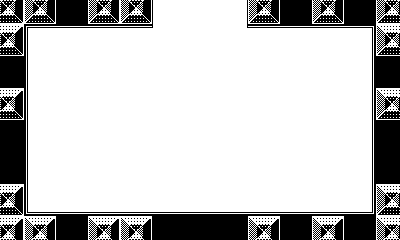
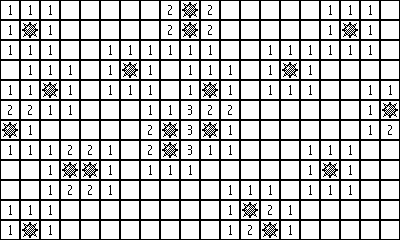
Layered file, before and after one edit (400x240). Changes by layer:
removed layer "Wall1" over (x1=0, y1=0, x2=400, y2=240)
removed layer "Calque 1" over (x1=0, y1=0, x2=400, y2=240)
added group "3" (1st of 4) with 3 layers above "2" over (x1=180, y1=100, x2=200, y2=160)
added layer "3" (2nd of 4, in "3") in group "3" over (x1=180, y1=140, x2=200, y2=160)
added layer "3" (3rd of 4, in "3") in group "3" over (x1=180, y1=120, x2=200, y2=140)
added layer "3" (4th of 4, in "3") in group "3" over (x1=180, y1=100, x2=200, y2=120)
added group "2" (1st of 18) with 17 layers above "1" over (x1=0, y1=0, x2=400, y2=240)
added layer "2" (2nd of 18, in "2") in group "2" over (x1=200, y1=0, x2=220, y2=20)
added layer "2" (3rd of 18, in "2") in group "2" over (x1=160, y1=0, x2=180, y2=20)
added layer "2" (4th of 18, in "2") in group "2" over (x1=160, y1=20, x2=180, y2=40)
added layer "2" (5th of 18, in "2") in group "2" over (x1=200, y1=20, x2=220, y2=40)
added layer "2" (6th of 18, in "2") in group "2" over (x1=260, y1=200, x2=280, y2=220)
added layer "2" (8th of 18, in "2") in group "2" over (x1=80, y1=180, x2=100, y2=200)
added layer "2" (9th of 18, in "2") in group "2" over (x1=60, y1=180, x2=80, y2=200)
added layer "2" (10th of 18, in "2") in group "2" over (x1=80, y1=140, x2=100, y2=160)
added layer "2" (11th of 18, in "2") in group "2" over (x1=60, y1=140, x2=80, y2=160)
added layer "2" (12th of 18, in "2") in group "2" over (x1=140, y1=140, x2=160, y2=160)
added layer "2" (13th of 18, in "2") in group "2" over (x1=140, y1=120, x2=160, y2=140)
added layer "2" (14th of 18, in "2") in group "2" over (x1=0, y1=100, x2=20, y2=120)
added layer "2" (15th of 18, in "2") in group "2" over (x1=20, y1=100, x2=40, y2=120)
added group "1" (1st of 90) with 89 layers above "Bomb" over (x1=0, y1=0, x2=400, y2=240)
added layer "Bomb" above "Empty" over (x1=0, y1=0, x2=400, y2=240)
added layer "Empty" over (x1=0, y1=0, x2=400, y2=240)
…and 93 more changes (93 added)
